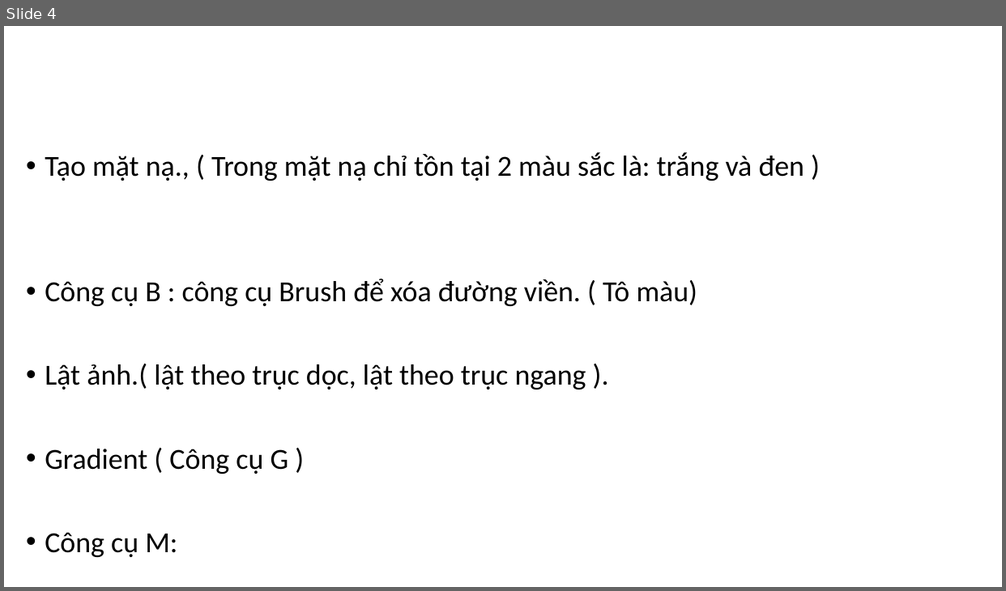
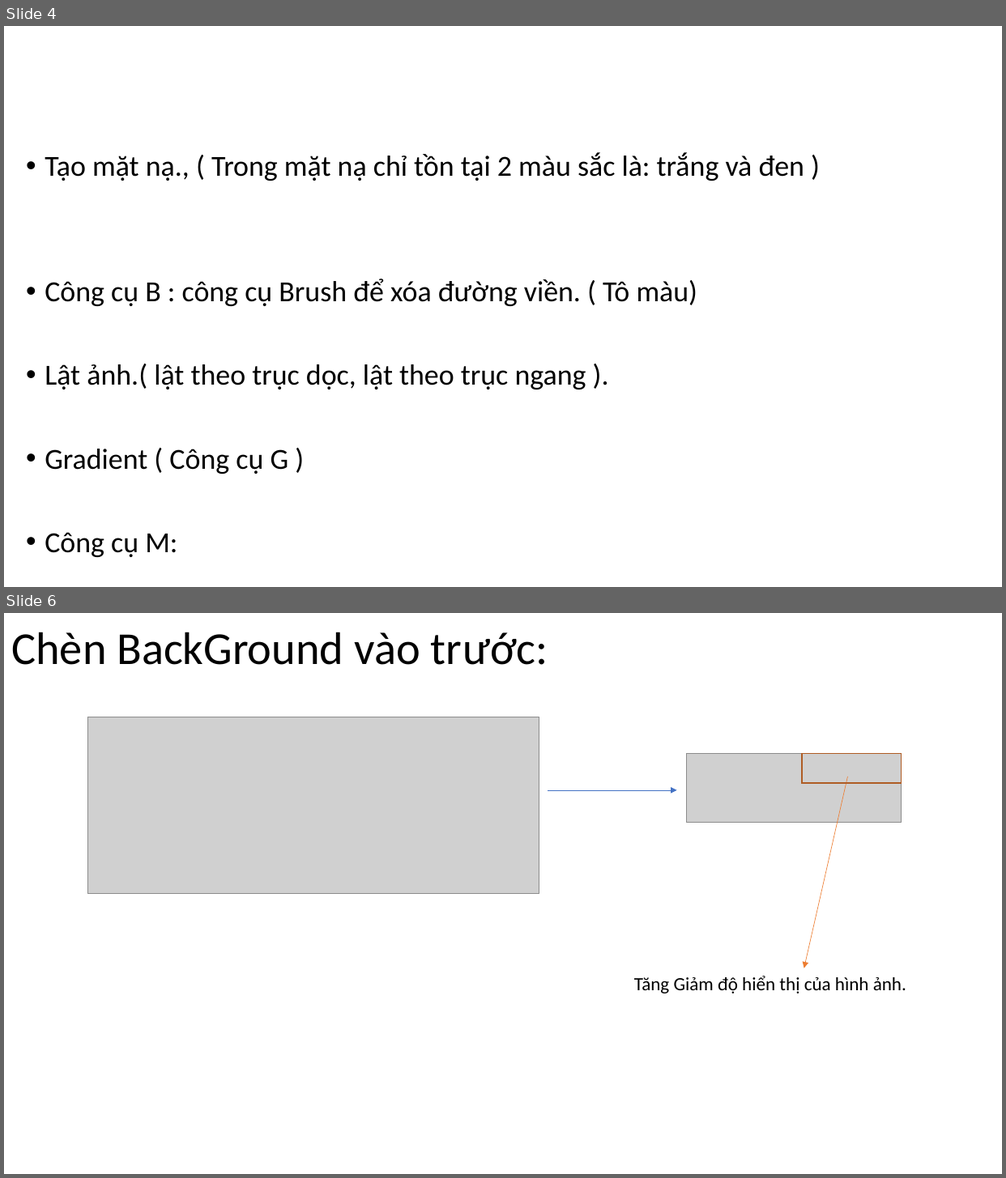
Before and after one commit to DangVanDoan05/photoshop, a slide deck: THIẾT KẾ BANNER.pptx. Shown one above the other, each under a label of ours: slide 4 before the commit, slides 4 and 6 after it; the slides between them are not shown. The pictures are 1006x591 and 1006x1178 pixels, drawn with LibreOffice and Linux fonts; fonts in the diff are those of the drawing; grey boxes stand for pictures. Boxes give left, top, right and bottom in pixels: in the first picture for what was removed or moved away, otherwise in the second. Text is boxed around its words. In the diff, an @@ line names an element or a change of style, - is before the commit and + after.

```diff
--- a/THIẾT KẾ BANNER.pptx
+++ b/THIẾT KẾ BANNER.pptx
@@ slide 6 added at (4,613,1002,1174), background #FFFFFF @@
@@ title added at (11,632,548,665), 44 pt, text #000000 @@
+Chèn BackGround vào trước:
@@ picture added at (88,717,539,894) @@
@@ picture added at (687,754,901,824) @@
@@ rectangle added at (802,754,901,784), outline #AF5C24 1 pt @@
@@ arrow added from (848, 776) to (804, 969), #ED7D31 0.5 pt @@
@@ arrow added from (548, 790) to (677, 790), #4472C4 0.5 pt @@
@@ text added at (634,976,906,994), 18 pt, text #000000 @@
+Tăng Giảm độ hiển thị của hình ảnh.
```
Also in this commit, not shown: 6 other slides added, 7 slides removed, 29 other files.
